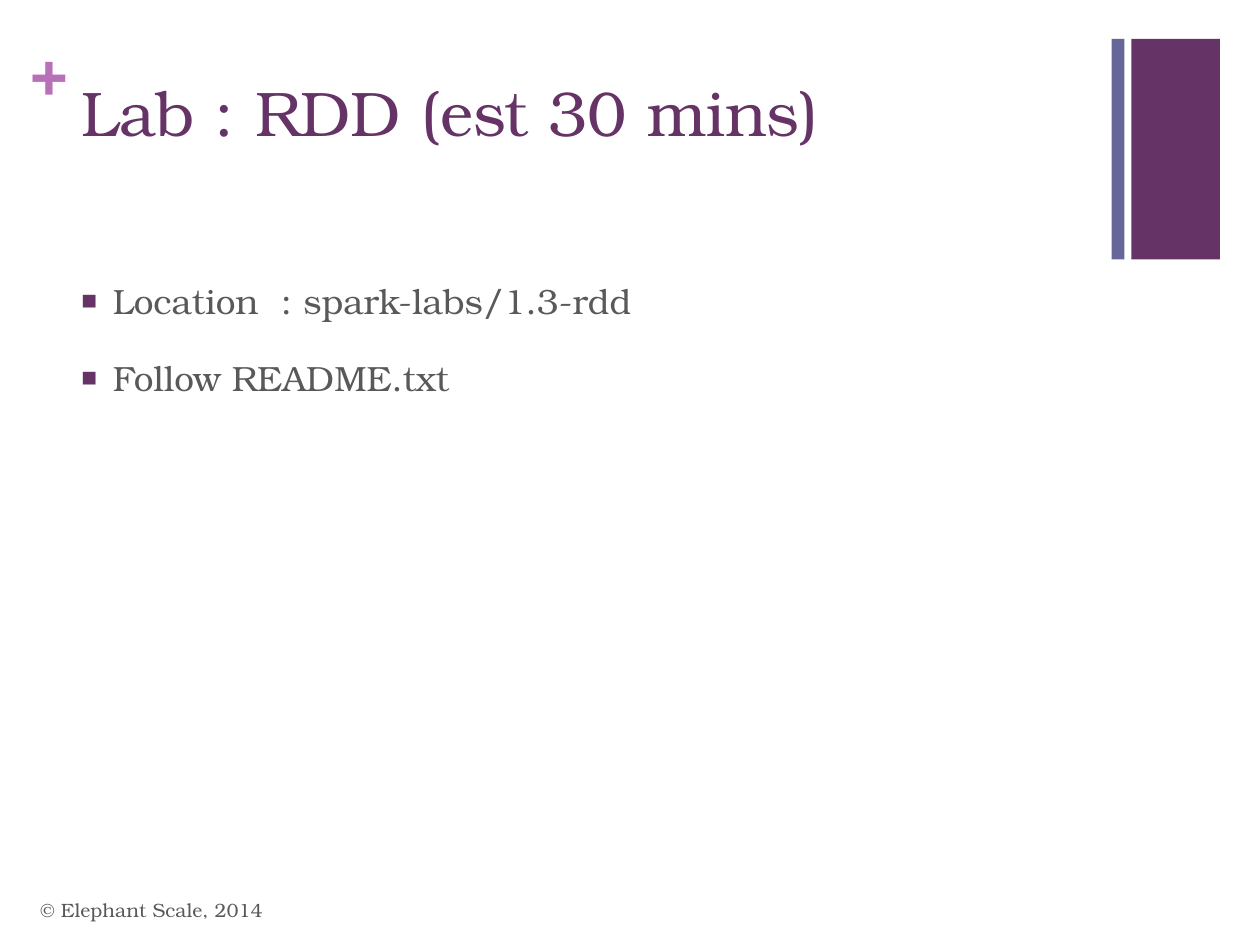
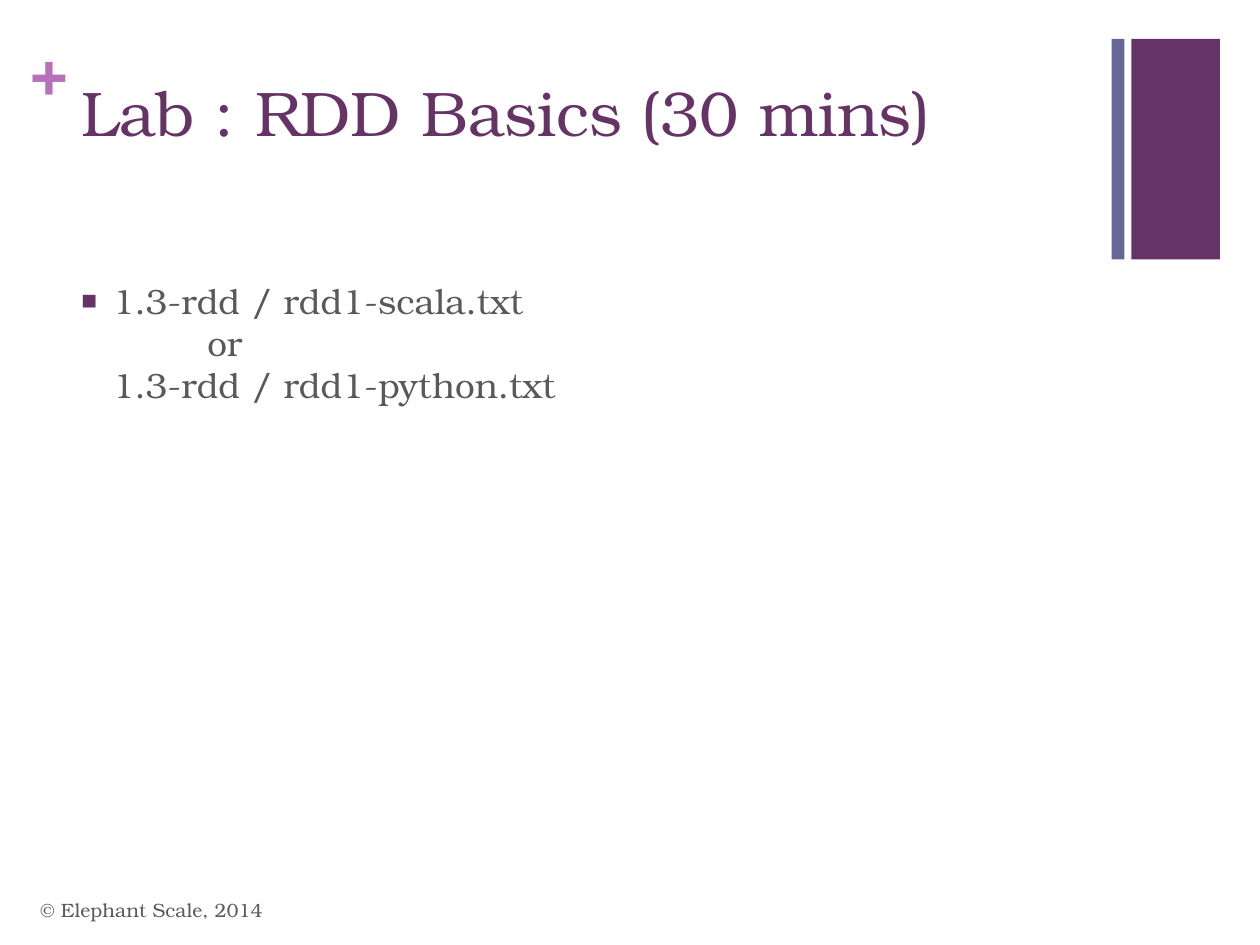
Before and after one commit to mattvinks/spark-labs, a slide deck: slide 27 of slides/02_Spark_Intro.pptx (slide 28 before the commit). Drawn at 1260x945 pixels with LibreOffice and Linux fonts; fonts in the diff are those of the drawing. Boxes give left, top, right and bottom in pixels: in the first picture for what was removed or moved away, otherwise in the second. Text is boxed around its words. In the diff, an @@ line names an element or a change of style, - is before the commit and + after.

Commit message:
spark core slides

```diff
--- a/slides/02_Spark_Intro.pptx
+++ b/slides/02_Spark_Intro.pptx
@@ title at bbox=[81, 91, 930, 146]: text changed @@
-Lab : RDD (est 30 mins)
+Lab : RDD Basics (30 mins)
@@ text at bbox=[113, 289, 556, 407]: text changed @@
-■ Location : spark-labs/1.3-rdd
-■ Follow README.txt
+■ 1.3-rdd / rdd1-scala.txt
+  or
+  1.3-rdd / rdd1-python.txt
```
Also in this commit, not shown: 10 other slides changed, 19 slides added, 2 slides removed, 2 other files.
